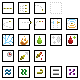
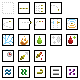
The second 80 x 80 image is a revision of the first. Changes to its layers:
painted on "Слой 3" over left=2, top=2, right=62, bottom=14
